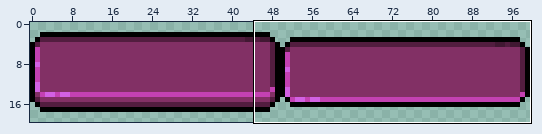
Sprite sheet, stored at Assets/Sprites/UI/Buttons/EmptyButton-Sheet.png. The first picture is a wide view before the edit; the outline marks the close-up.
Close-up. First the earlier version:
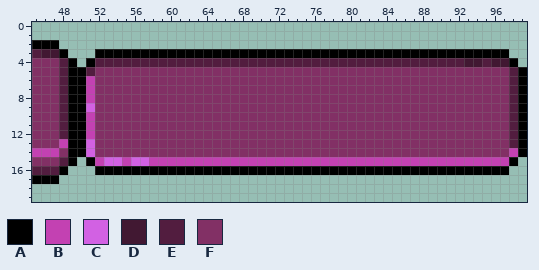
The file is 100x20 pixels. Shown: x 45..99, y 0..19.
Palette (. is transparent): A #000000  B #c341b2  C #d261e3  D #411832  E #521d3f  F #823065
Pixels before, first column x 45:
 2 AAA....................................................
 3 EDDA...AAAAAAAAAAAAAAAAAAAAAAAAAAAAAAAAAAAAAAAAAAAAAA..
 4 FFFEA.AEEEEEEEEEEEEEEEEEEEEEEEEEEEEEEEEEEEEEEEEEDDEDDA.
 5 FFFEAAEFFFFFFFFFFFFFFFFFFFFFFFFFFFFFFFFFFFFFFFFFFFFFFEA
 6 FFFEAABFFFFFFFFFFFFFFFFFFFFFFFFFFFFFFFFFFFFFFFFFFFFFFEA
 7 FFFEAABFFFFFFFFFFFFFFFFFFFFFFFFFFFFFFFFFFFFFFFFFFFFFFEA
 8 FFFEAABFFFFFFFFFFFFFFFFFFFFFFFFFFFFFFFFFFFFFFFFFFFFFFEA
 9 FFFEAACFFFFFFFFFFFFFFFFFFFFFFFFFFFFFFFFFFFFFFFFFFFFFFEA
10 FFFEAABFFFFFFFFFFFFFFFFFFFFFFFFFFFFFFFFFFFFFFFFFFFFFFEA
11 FFFEAABFFFFFFFFFFFFFFFFFFFFFFFFFFFFFFFFFFFFFFFFFFFFFFEA
12 FFFEAABFFFFFFFFFFFFFFFFFFFFFFFFFFFFFFFFFFFFFFFFFFFFFFEA
13 FFFBAACFFFFFFFFFFFFFFFFFFFFFFFFFFFFFFFFFFFFFFFFFFFFFFEA
14 BBBFAACFFFFFFFFFFFFFFFFFFFFFFFFFFFFFFFFFFFFFFFFFFFFFFBA
15 FFFEA.ABCCBCCBBBBBBBBBBBBBBBBBBBBBBBBBBBBBBBBBBBBBBBBA.
16 EEEA...AAAAAAAAAAAAAAAAAAAAAAAAAAAAAAAAAAAAAAAAAAAAAA..
17 AAA....................................................
Once edited:
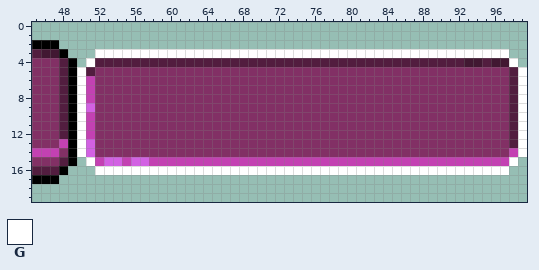
Colours new in this view: G #ffffff
The edit:
y 3: x 52..97 AAAAAAAAAAAAAAAAAAAAAAAAAAAAAAAAAAAAAAAAAAAAAA -> GGGGGGGGGGGGGGGGGGGGGGGGGGGGGGGGGGGGGGGGGGGGGG
y 4: x 51 A -> G; x 98 A -> G
y 5..14: x 50 A -> G; x 99 A -> G
y 15: x 51 A -> G; x 98 A -> G
y 16: x 52..97 AAAAAAAAAAAAAAAAAAAAAAAAAAAAAAAAAAAAAAAAAAAAAA -> GGGGGGGGGGGGGGGGGGGGGGGGGGGGGGGGGGGGGGGGGGGGGG
Where, in picture pixels (left, top, right, bottom), the same in both close-ups:
changed: (77, 49, 527, 175)
